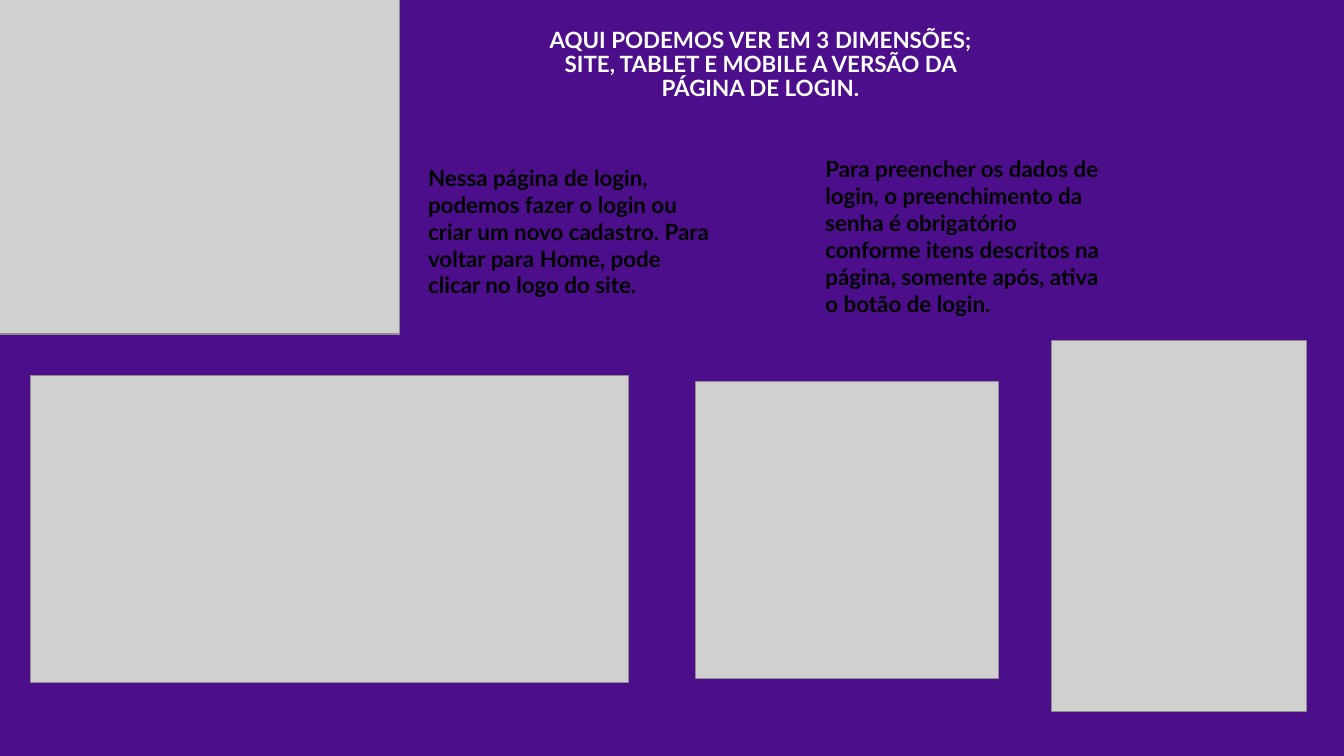
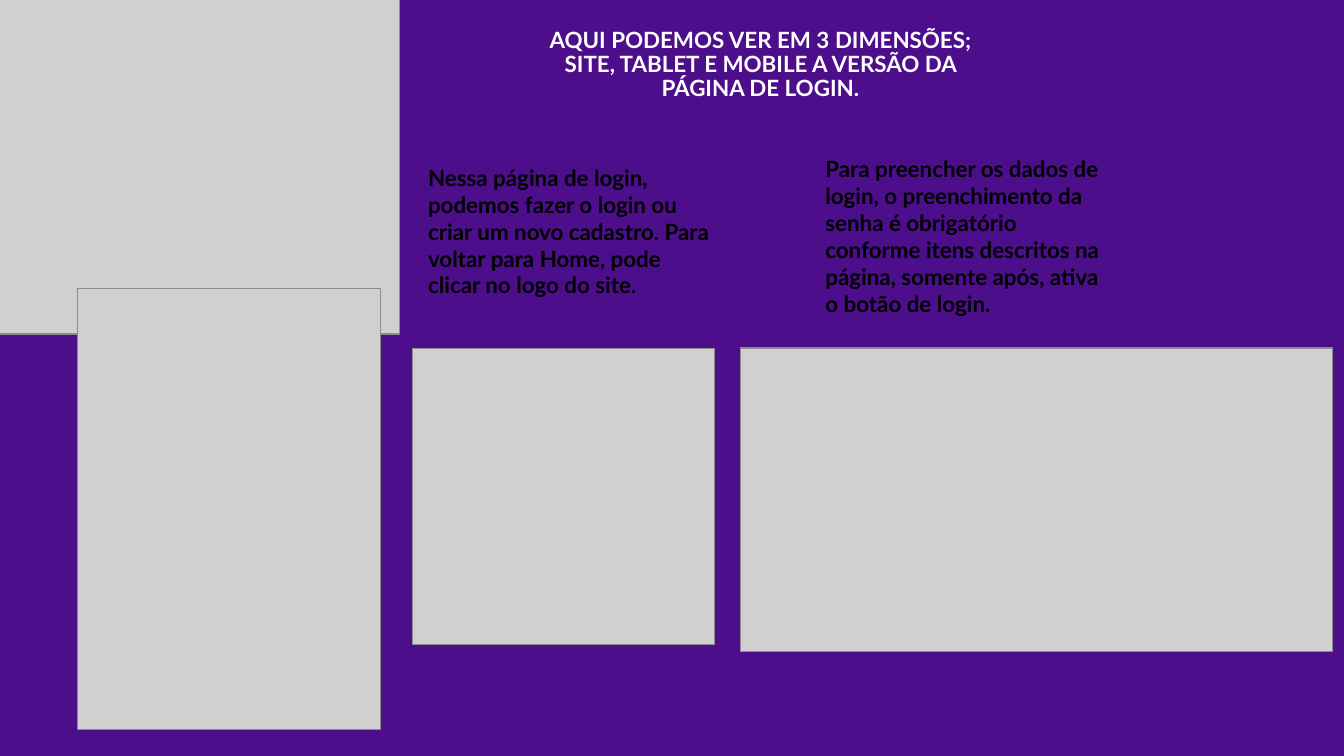
Before and after one commit to KmylaSales/SitegoGames, a slide deck: slide 4 of ApresentacaogoGamesSite.pptx. Drawn at 1344x756 pixels with LibreOffice and Linux fonts; fonts in the diff are those of the drawing; grey boxes stand for pictures. Boxes give left, top, right and bottom in pixels: in the first picture for what was removed or moved away, otherwise in the second. Text is boxed around its words. In the diff, an @@ line names an element or a change of style, - is before the commit and + after.

```diff
--- a/ApresentacaogoGamesSite.pptx
+++ b/ApresentacaogoGamesSite.pptx
@@ picture added at [78, 288, 380, 730] @@
@@ picture: place and size @@
-picture at [696, 382, 998, 679]
+picture at [412, 349, 715, 645]
@@ picture added at [741, 348, 1334, 652] @@
@@ picture removed at [1052, 341, 1307, 712] @@
@@ picture removed at [30, 376, 628, 684] @@
```
Also in this commit, not shown: 7 other slides changed.
